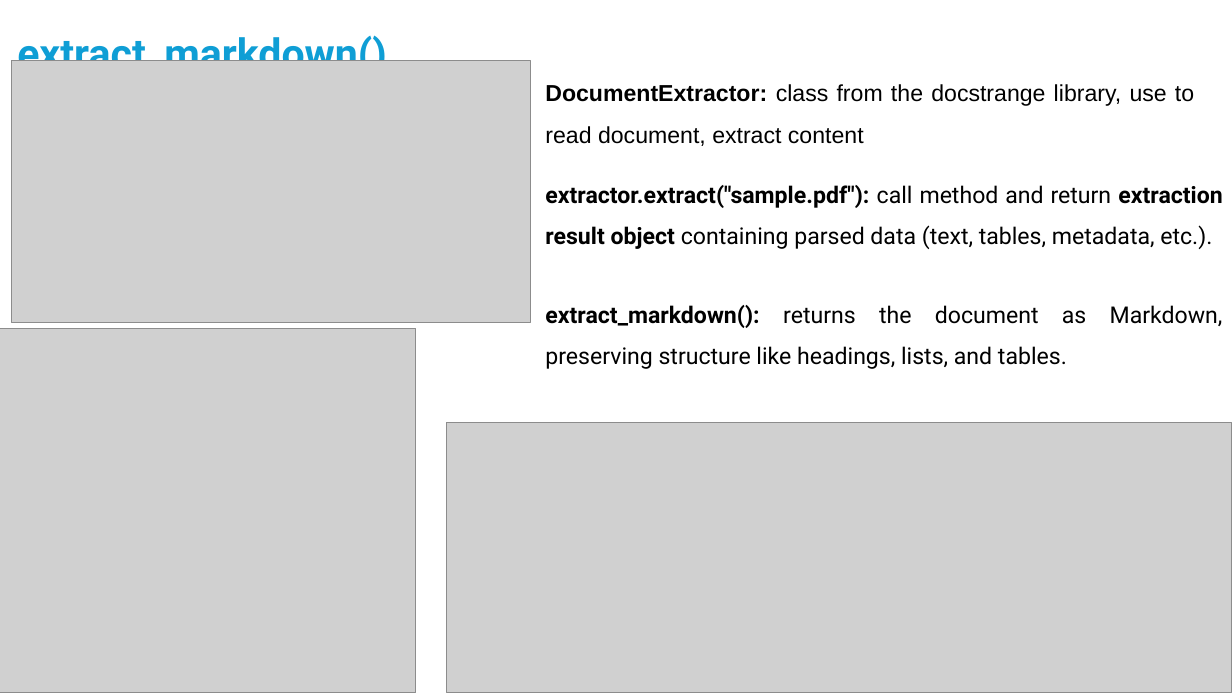
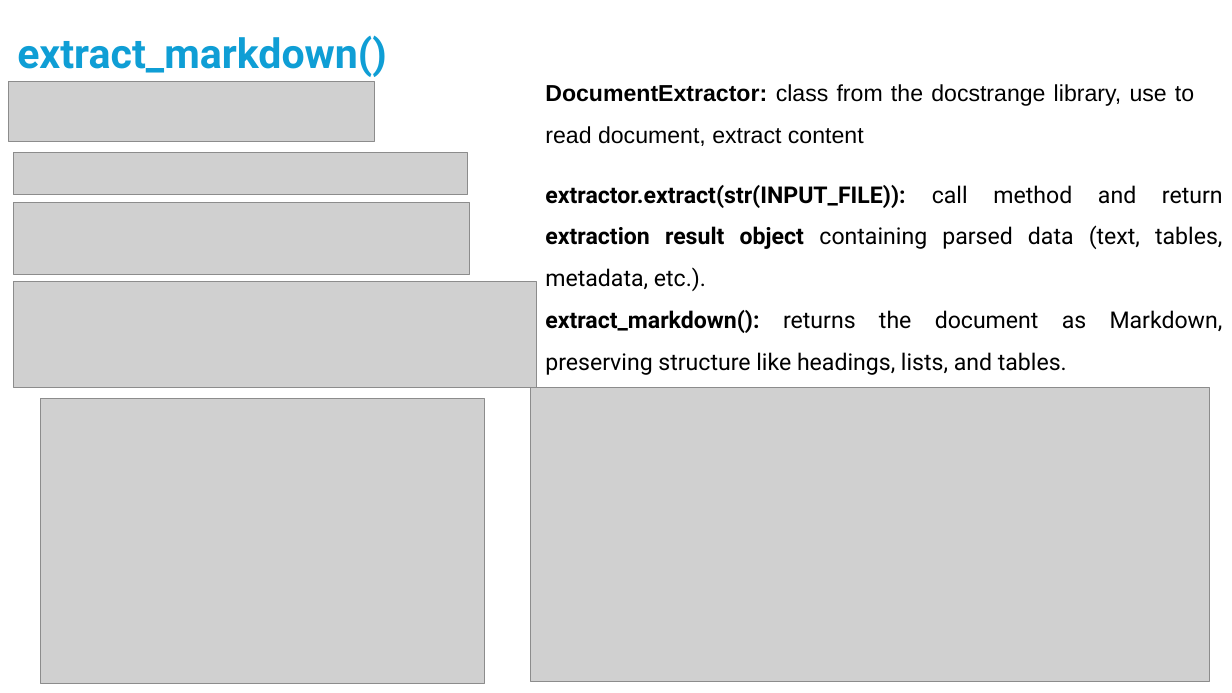
Before and after one commit to huynhngocsonuit2000github/pdf-extract-investigation, a slide deck: slide 5 of docs/DucStrange-Option-Output.pptx (slide 4 before the commit). Drawn at 1232x693 pixels with LibreOffice and Linux fonts; fonts in the diff are those of the drawing; grey boxes stand for pictures. Boxes give left, top, right and bottom in pixels: in the first picture for what was removed or moved away, otherwise in the second. Text is boxed around its words. In the diff, an @@ line names an element or a change of style, - is before the commit and + after.

```diff
--- a/docs/DucStrange-Option-Output.pptx
+++ b/docs/DucStrange-Option-Output.pptx
@@ picture added at [8,81,374,141] @@
@@ picture removed at [11,60,530,323] @@
@@ picture added at [13,152,468,195] @@
@@ picture added at [13,202,469,274] @@
@@ text at [545,185,1223,291]: text changed @@
-extractor.extract("sample.pdf"): call method and return extraction result object containing parsed data (text, tables, metadata, etc.).
+extractor.extract(str(INPUT_FILE)): call method and return extraction result object containing parsed data (text, tables, metadata, etc.).
@@ picture added at [13,282,536,388] @@
@@ text "extract_markdown(): returns the document as ...": place and size @@
-text "extract_markdown(): returns the document as ..." at [545,305,1086,369]
+text "extract_markdown(): returns the document as ..." at [545,310,1086,375]
@@ picture: place and size @@
-picture at [446,422,1232,693]
+picture at [531,387,1210,681]
@@ picture: place and size @@
-picture at [0,328,416,693]
+picture at [41,399,484,684]
```
Also in this commit, not shown: 4 other slides changed, 1 slide added, 3 other files.
